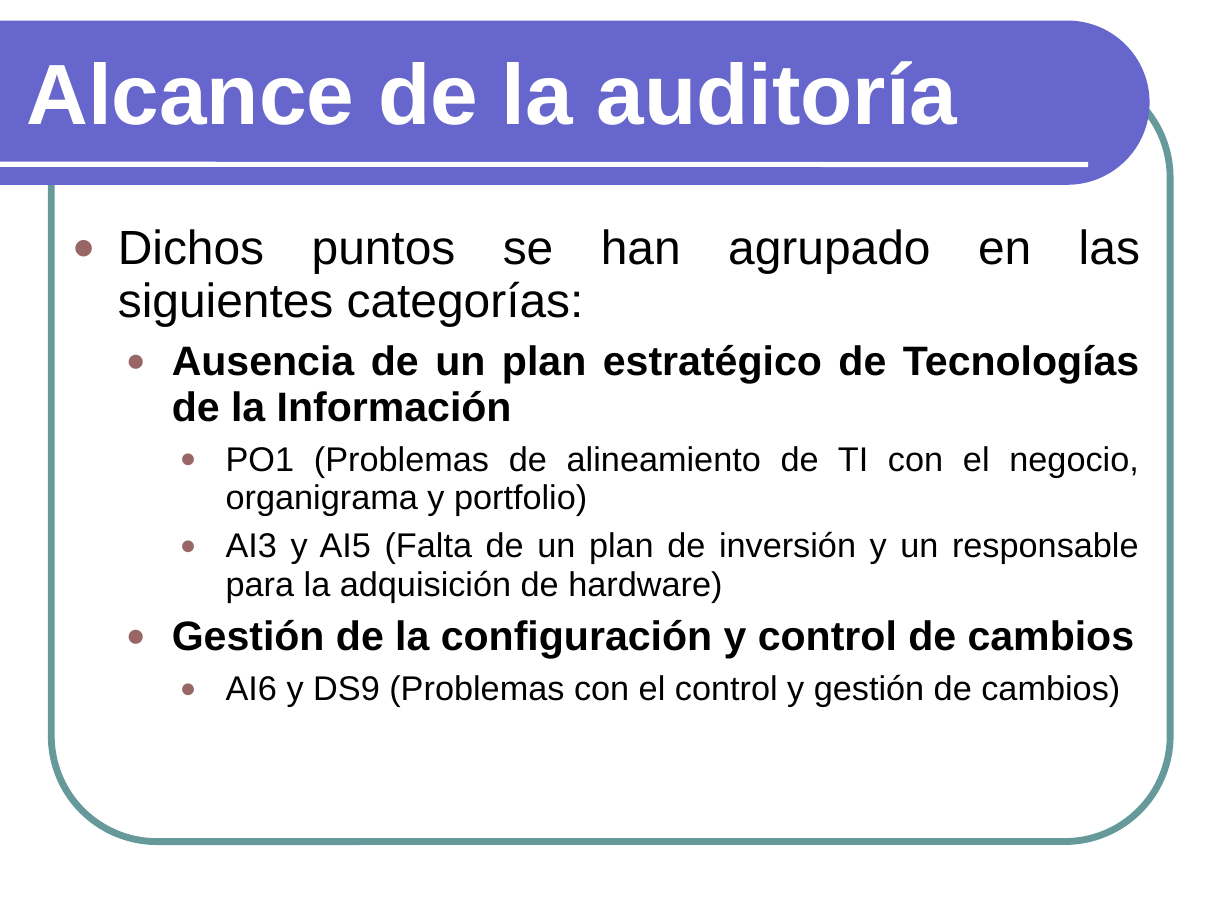
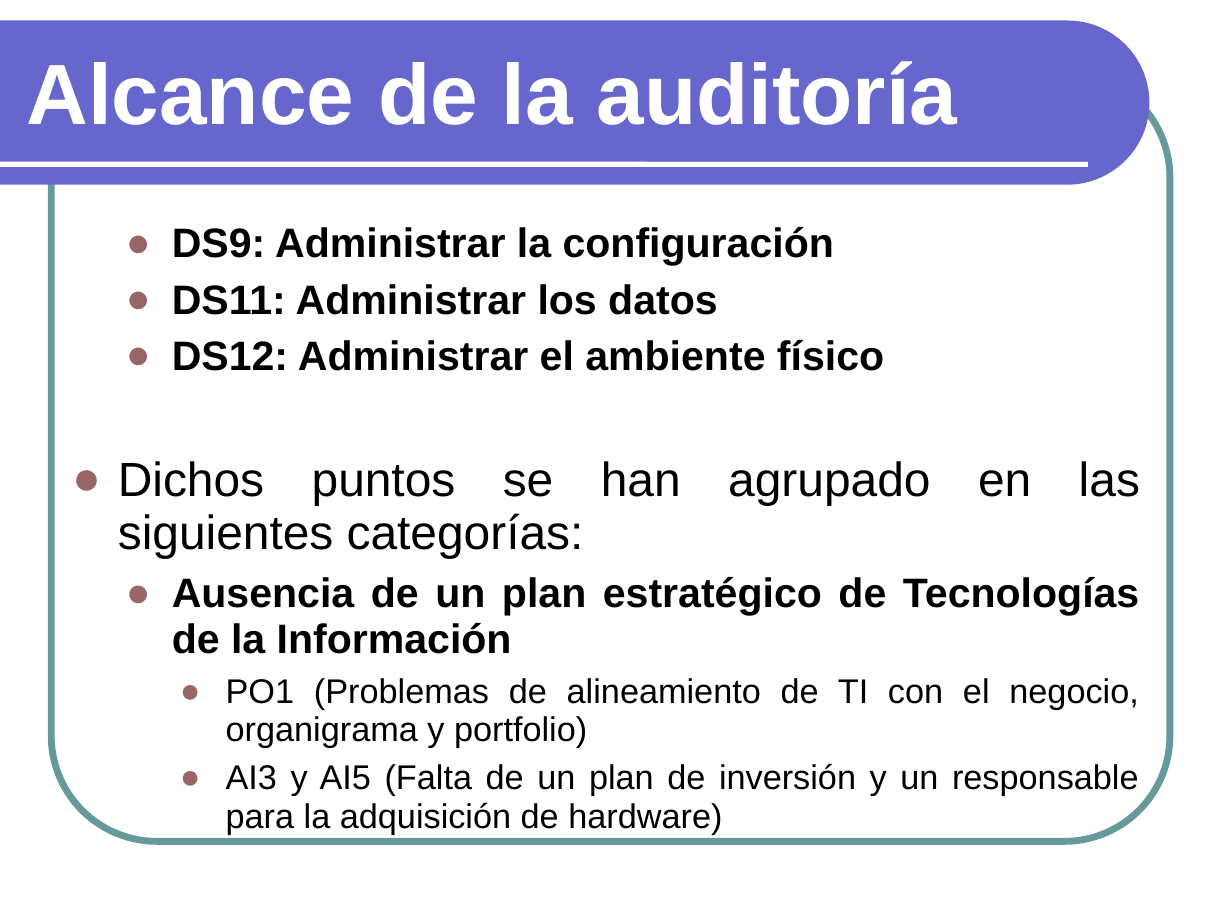
Before and after one commit to txedo/isi-auditoria, a slide deck: slide 11 of auditoria/presentacion/Presentacion.ppt. Drawn at 1232x924 pixels with LibreOffice and Linux fonts; fonts in the diff are those of the drawing. Boxes give left, top, right and bottom in pixels: in the first picture for what was removed or moved away, otherwise in the second. Text is boxed around its words. In the diff, an @@ line names an element or a change of style, - is before the commit and + after.

```diff
--- a/auditoria/presentacion/Presentacion.ppt
+++ b/auditoria/presentacion/Presentacion.ppt
@@ text at [172,227,884,371]: paragraphs added @@
+  ● DS9: Administrar la configuración
+  ● DS11: Administrar los datos
+  ● DS12: Administrar el ambiente físico
@@ text at [172,620,1135,707]: paragraphs removed @@
-  ● Gestión de la configuración y control de cambios
-    ● AI6 y DS9 (Problemas con el control y gestión de cambios)
```
Also in this commit, not shown: 3 other slides changed, 6 slides added, 4 slides removed.
